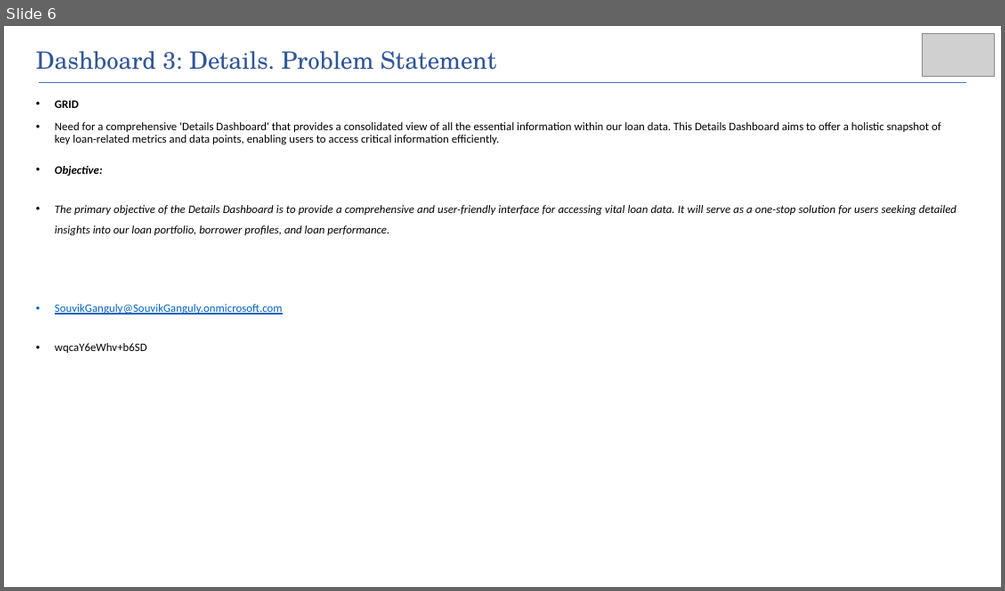
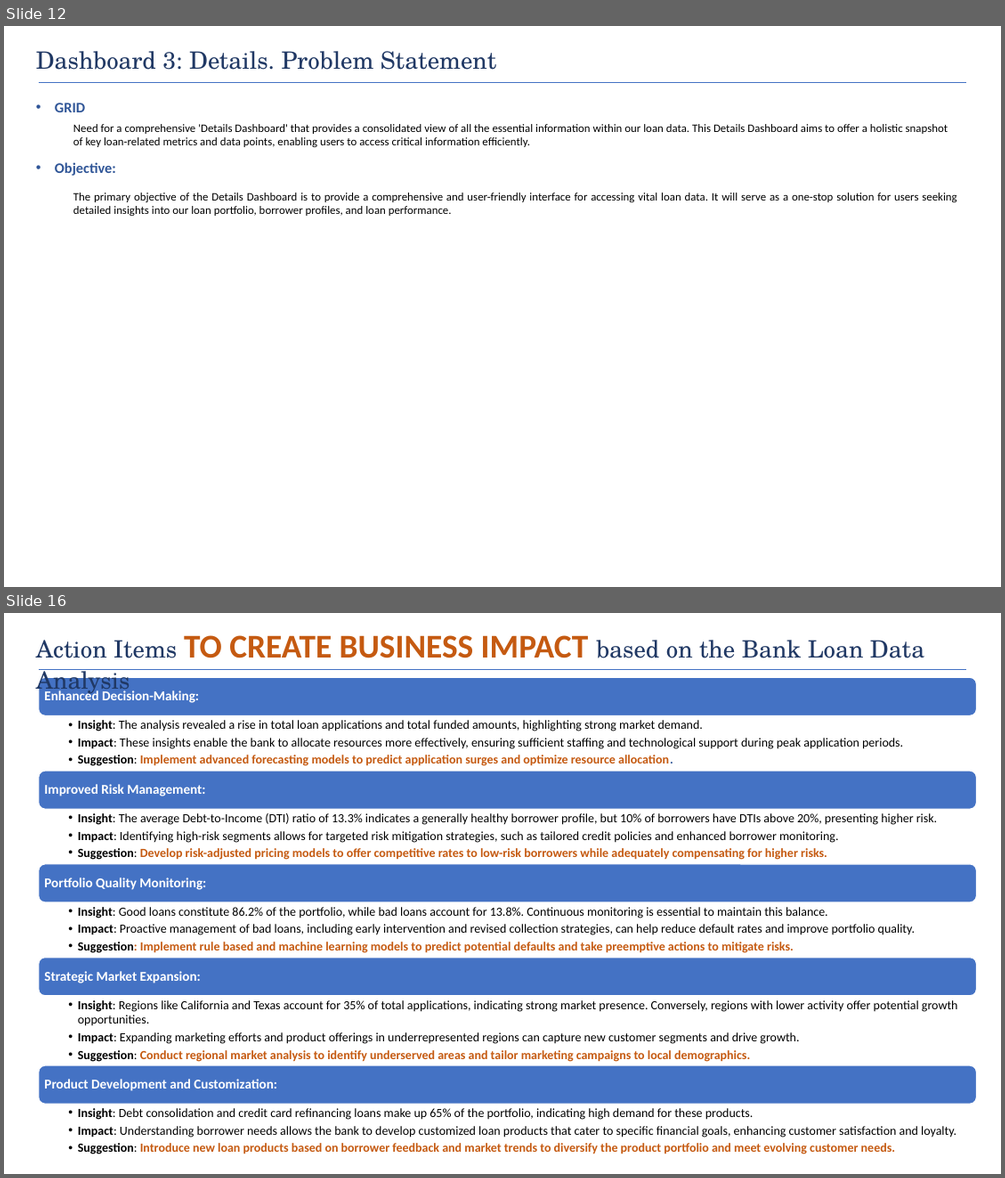
Before and after one commit to ds-souvik/Bank_Loan_Analysis_with_PowerBI_Dashboards, a slide deck: Loan Data Analysis and Dashboard Presentation.pptx. Shown one above the other, each under a label of ours: slide 6 before the commit, slides 12 and 16 after it; the slides between them are not shown. The pictures are 1005x591 and 1005x1178 pixels, drawn with LibreOffice and Linux fonts; fonts in the diff are those of the drawing; grey boxes stand for pictures. Boxes give left, top, right and bottom in pixels: in the first picture for what was removed or moved away, otherwise in the second. Text is boxed around its words. In the diff, an @@ line names an element or a change of style, - is before the commit and + after.

```diff
--- a/Loan Data Analysis and Dashboard Presentation.pptx
+++ b/Loan Data Analysis and Dashboard Presentation.pptx
@@ slide 16 added at <box>4,613,1001,1174</box>, background #FFFFFF @@
@@ text added at <box>36,635,924,658</box>, 23 pt, text #203864 @@
+Action Items TO CREATE BUSINESS IMPACT based on the Bank Loan Data Analysis
@@ line added from (39, 669) to (966, 669), #4472C4 1 pt @@
@@ group added at <box>39,677,976,1154</box>: 10 texts, 5 rounded rectangles @@
+Enhanced Decision-Making:
+  • Insight: The analysis revealed a rise in total loan applications and total funded amounts, highlighting strong market demand.
+  • Impact: These insights enable the bank to allocate resources more effectively, ensuring sufficient staffing and technological support during peak application periods.
+  • Suggestion: Implement advanced forecasting models to predict application surges and optimize resource allocation.
+Improved Risk Management:
+  • Insight: The average Debt-to-Income (DTI) ratio of 13.3% indicates a generally healthy borrower profile, but 10% of borrowers have DTIs above 20%, presenting higher risk.
+  • Impact: Identifying high-risk segments allows for targeted risk mitigation strategies, such as tailored credit policies and enhanced borrower monitoring.
+  • Suggestion: Develop risk-adjusted pricing models to offer competitive rates to low-risk borrowers while adequately compensating for higher risks.
+Portfolio Quality Monitoring:
+  • Insight: Good loans constitute 86.2% of the portfolio, while bad loans account for 13.8%. Continuous monitoring is essential to maintain this balance.
+  • Impact: Proactive management of bad loans, including early intervention and revised collection strategies, can help reduce default rates and improve portfolio quality.
+  • Suggestion: Implement rule based and machine learning models to predict potential defaults and take preemptive actions to mitigate risks.
+Strategic Market Expansion:
+  • Insight: Regions like California and Texas account for 35% of total applications, indicating strong market presence. Conversely, regions with lower activity offer potential growth opportunities.
+  • Impact: Expanding marketing efforts and product offerings in underrepresented regions can capture new customer segments and drive growth.
+  • Suggestion: Conduct regional market analysis to identify underserved areas and tailor marketing campaigns to local demographics.
+Product Development and Customization:
+  • Insight: Debt consolidation and credit card refinancing loans make up 65% of the portfolio, indicating high demand for these products.
+  • Impact: Understanding borrower needs allows the bank to develop customized loan products that cater to specific financial goals, enhancing customer satisfaction and loyalty.
+  • Suggestion: Introduce new loan products based on borrower feedback and market trends to diversify the product portfolio and meet evolving customer needs.
@@ what was slide 6 is now slide 12 @@
@@ slide 12 changed as well @@
@@ text "Dashboard 3: Details. Problem Statement" at <box>36,51,496,70</box>: text colour #2F5597 to #203864 @@
@@ picture removed at <box>922,33,995,76</box> @@
@@ text "GRID" at <box>55,103,956,216</box>: size 11 to 14 pt, text colour #000000 to #2F5597 in "GRID", "Objective:"; italic off in "Objective:", "The primary objective of the Details Dashboard ..."; line spacing 0.9 to 1; bullet • to none; list level 1 to 2 in "Need for a comprehensive 'Details ..."; line spacing 1.5 to 1; list level 1 to 2 in "The primary objective of the ..." @@
@@ text at <box>55,304,283,353</box>: paragraphs removed @@
-• SouvikGanguly@SouvikGanguly.onmicrosoft.com
-• wqcaY6eWhv+b6SD
```
Also in this commit, not shown: 5 other slides changed, 10 other slides added, 18 slides removed, 1 other file.
